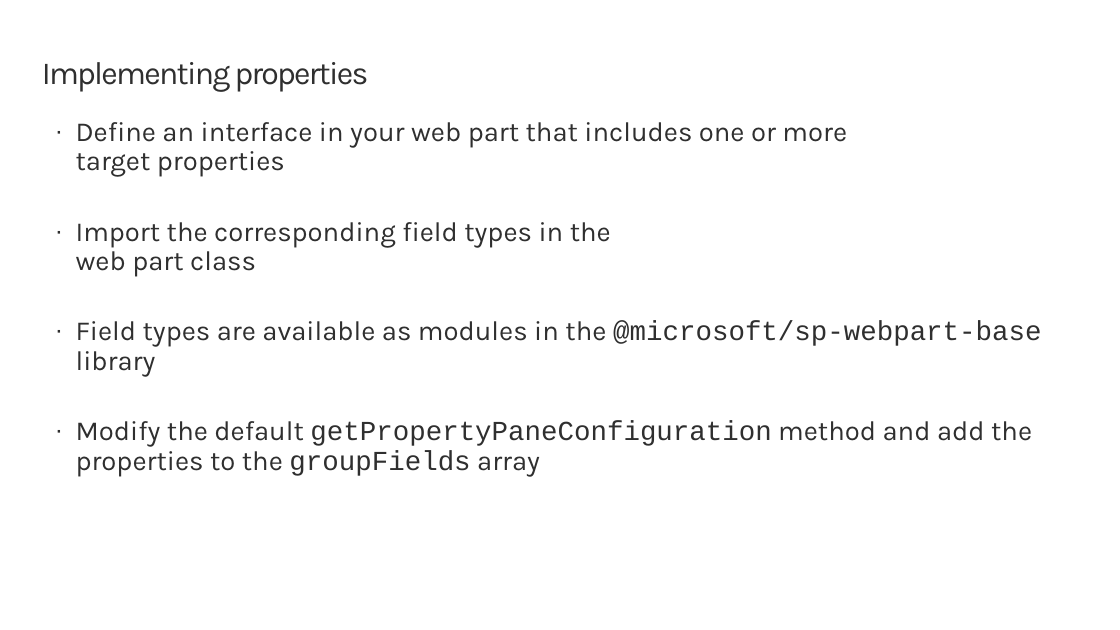
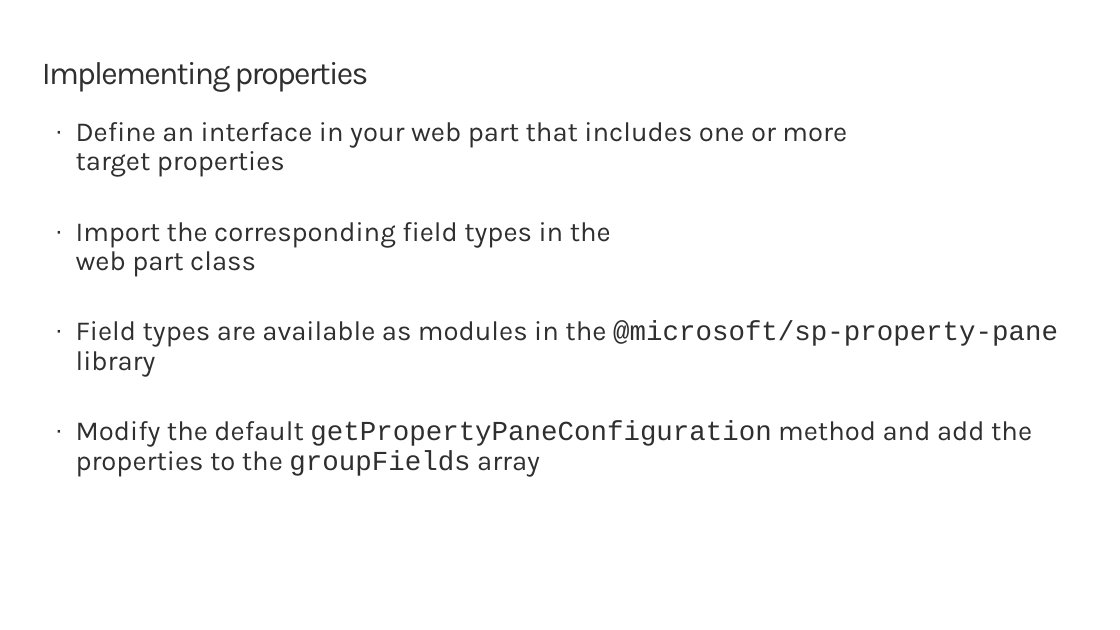
Before and after one commit to SharePoint/sp-dev-training-spfx-webpart-proppane, a slide deck: slide 5 of 01 intro.pptx. Drawn at 1120x630 pixels with LibreOffice and Linux fonts; fonts in the diff are those of the drawing; background and template pictures are left out. Boxes give left, top, right and bottom in pixels: in the first picture for what was removed or moved away, otherwise in the second. Text is boxed around its words. In the diff, an @@ line names an element or a change of style, - is before the commit and + after.

```diff
--- a/01 intro.pptx
+++ b/01 intro.pptx
@@ text at (x1=76, y1=321, x2=1058, y2=377): text changed @@
-· Field types are available as modules in the @microsoft/sp-webpart-base library
+· Field types are available as modules in the @microsoft/sp-property-pane library
```
Also in this commit, not shown: 27 other files.
